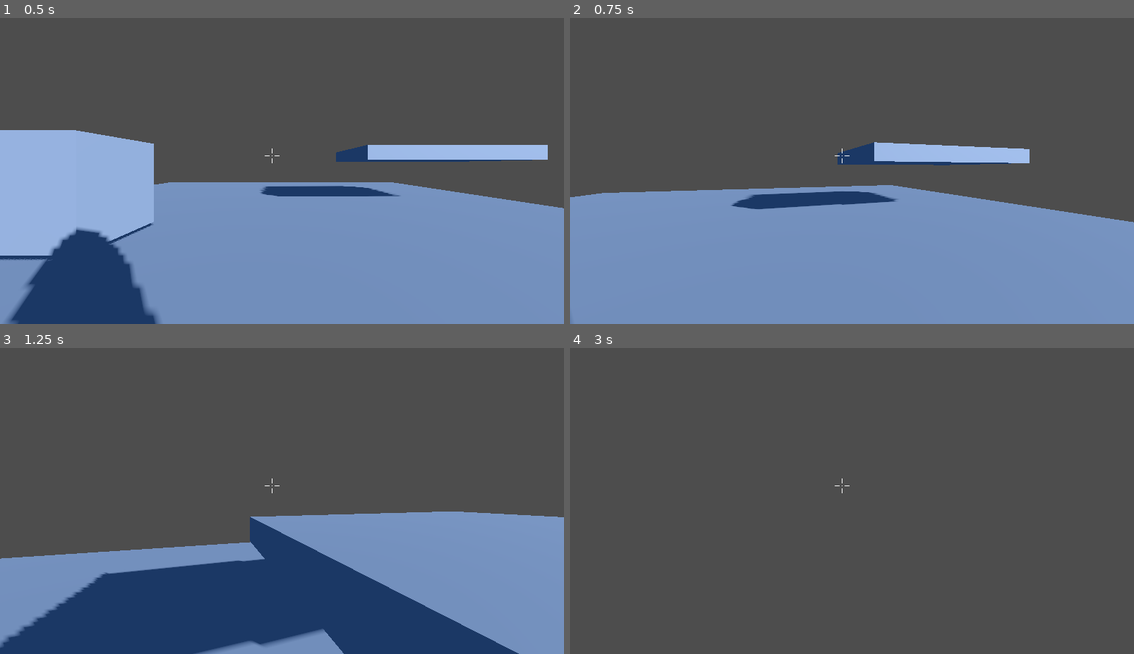
Above: before the commit, frames 1-4 (two rows, left to right).
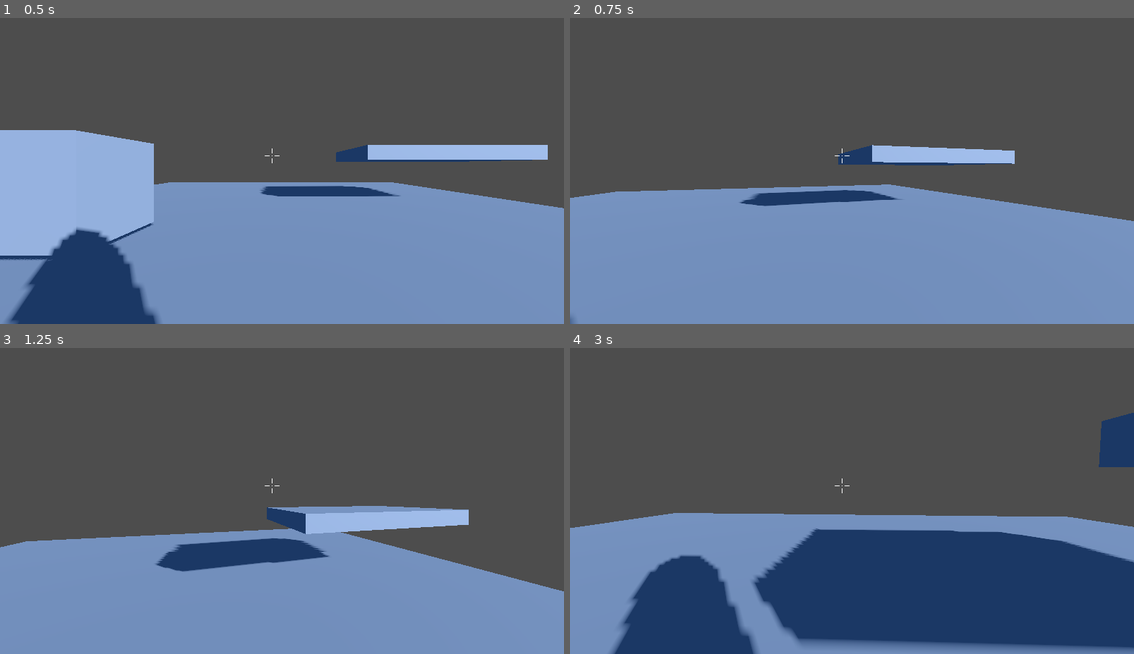
Above: after the commit, the same moments.

Repository: chpassos/fps_test
Game: Godot game, scene res://scenes/levels/world_test.tscn
The game is run twice, just before and just after one commit, with the same random seed, the same clock (stepped at 60 frames per second) and the same inputs. The project has no main scene, so this scene is started directly.
Inputs (mouse positions are in pixels of both pictures, inside the frame that each line leads up to):
- Up to frame 1 (0.5 s): no input
- Up to frame 2 (0.75 s): tap Enter at 0.5 s; move the mouse to (880, 164) at 0.52 s; hold W (move_forward) from 0.53 s (still down); hold Shift (run) from 0.53 s (still down)
- Up to frame 3 (1.25 s): keep holding W (move_forward); keep holding Shift (run); tap Space (jump) at 0.77 s
- Up to frame 4 (3 s): keep holding W (move_forward); move the mouse to (823, 497) at 1.27 s; release Shift (run) at 1.28 s; tap Ctrl (crouch) at 1.35 s; tap Space (jump) at 1.52 s; tap Shift (run) at 1.55, 2.85 s; move the mouse to (863, 488) at 2.02 s; hold Shift (run) 2.03-2.78 s; move the mouse to (846, 501) at 2.77 s

Frame 1 is identical in both runs. In frame 2, 1.1% of the frame differs, in the area x 0-100%, y 40-67%; in frame 3, 30%; in frame 4, 46%, in the area x 0-100%, y 21-100%.

Commit message:
Dash mechanics added

Diff:
--- a/scenes/player/player.gd
+++ b/scenes/player/player.gd
@@ -19,6 +19,7 @@
 @export var SPEED_DEFAULT: float = 2.0
 @export var SPEED_CROUCH: float = 1.0
 @export var SPEED_RUN: float = 10.0
+@export var SPEED_DASH: float = 30.0
 
 @export var JUMP_VELOCITY: float = 4.5
 @export_range(5, 10, 0.1) var CROUCH_SPEED: float = 7.0
@@ -56,6 +57,8 @@
 			_speed = SPEED_CROUCH
 		"running":
 			_speed = SPEED_RUN
+		"dashing":
+			_speed = SPEED_DASH
 
 
 func _input(event):
@@ -64,8 +67,10 @@
 
 	if event.is_action_pressed("run"):
 		_set_movement_speed("running")
-	elif event.is_action_released("run"):
+		await get_tree().create_timer(0.1).timeout
 		_set_movement_speed("default")
+	#elif event.is_action_released("run"):
+		#_set_movement_speed("default")
 
 
 func _toggle_crouch():
